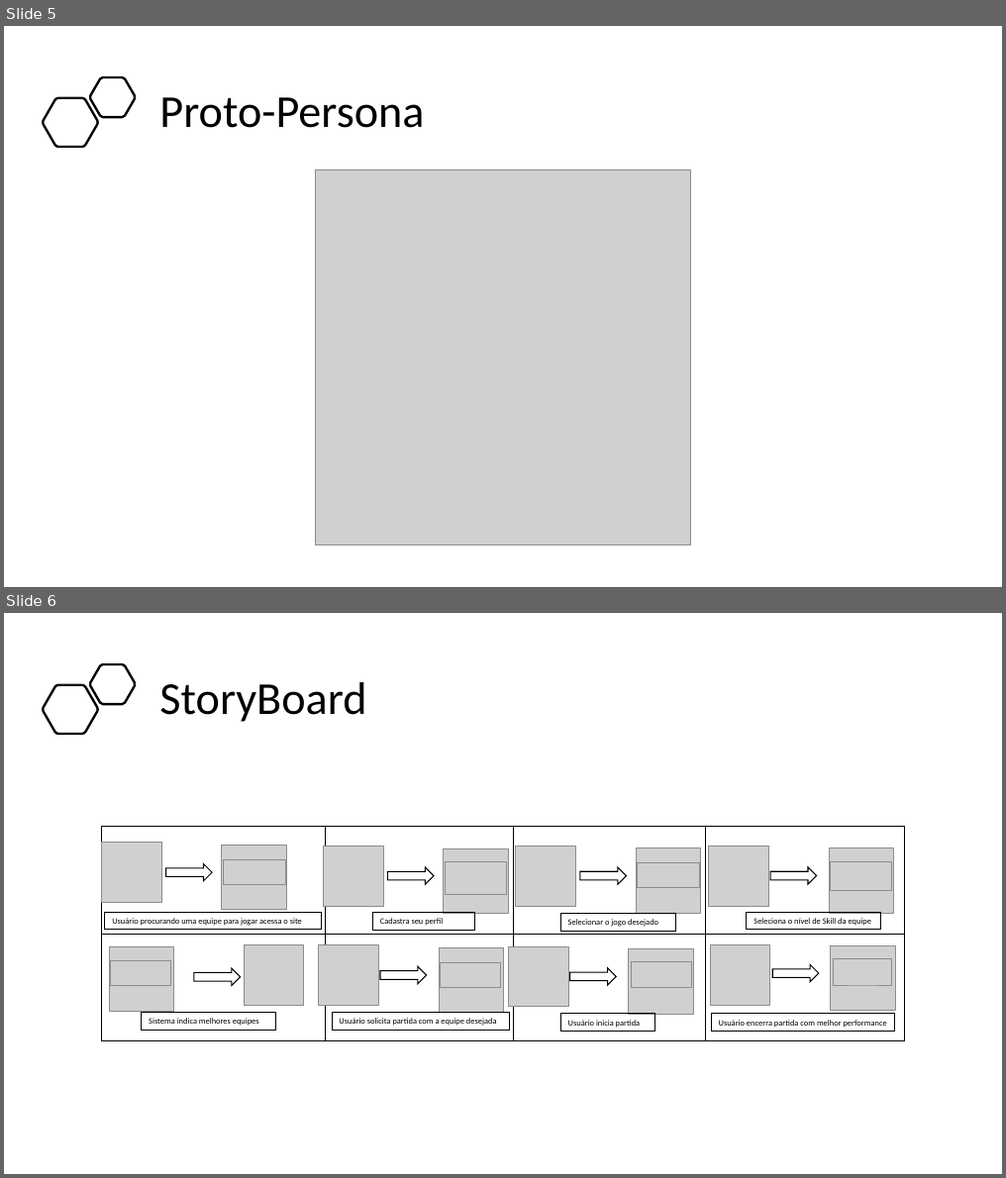
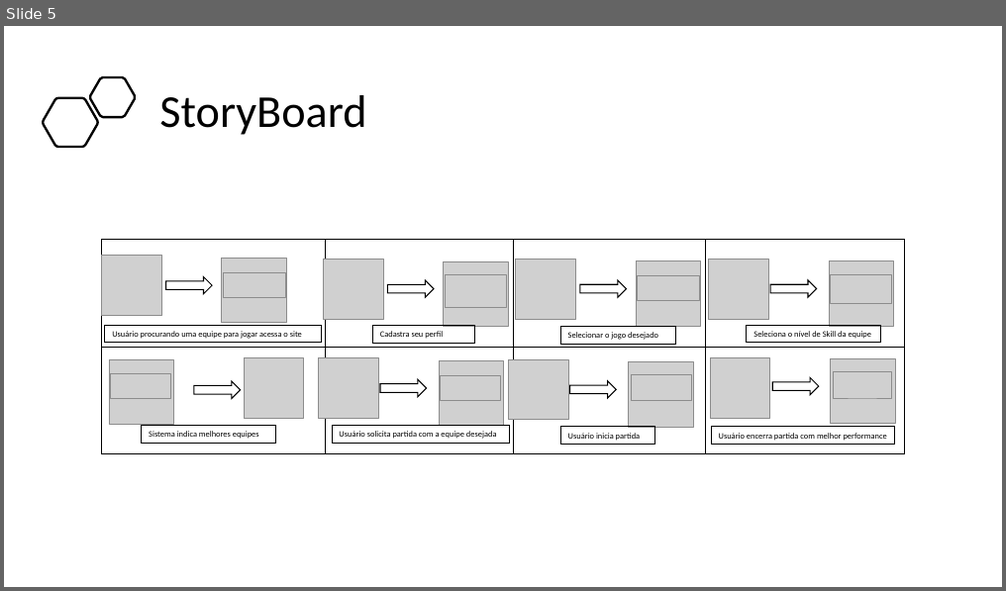
Before and after one commit to BandTec/project-hunter, a slide deck: Documentação/Apresentação - Sprint 3.pptx. Shown one above the other, each under a label of ours: slides 5 and 6 before the commit, slide 5 after it. The pictures are 1006x1178 and 1006x591 pixels, drawn with LibreOffice and Linux fonts; fonts in the diff are those of the drawing; grey boxes stand for pictures. Boxes give left, top, right and bottom in pixels: in the first picture for what was removed or moved away, otherwise in the second. Text is boxed around its words. In the diff, an @@ line names an element or a change of style, - is before the commit and + after.

```diff
--- a/Documentação/Apresentação - Sprint 3.pptx
+++ b/Documentação/Apresentação - Sprint 3.pptx
@@ slide 5 removed at bbox=[4, 26, 1002, 587], background #FFFFFF @@
@@ freeform shape removed at bbox=[90, 77, 135, 117] @@
@@ freeform shape removed at bbox=[43, 98, 98, 147] @@
@@ title removed at bbox=[159, 97, 424, 128] @@
-Proto-Persona
@@ picture removed at bbox=[316, 170, 691, 546] @@
@@ what was slide 6 is now slide 5 @@
```
Also in this commit, not shown: 2 slides changed, 1 slide added, 1 other file.
